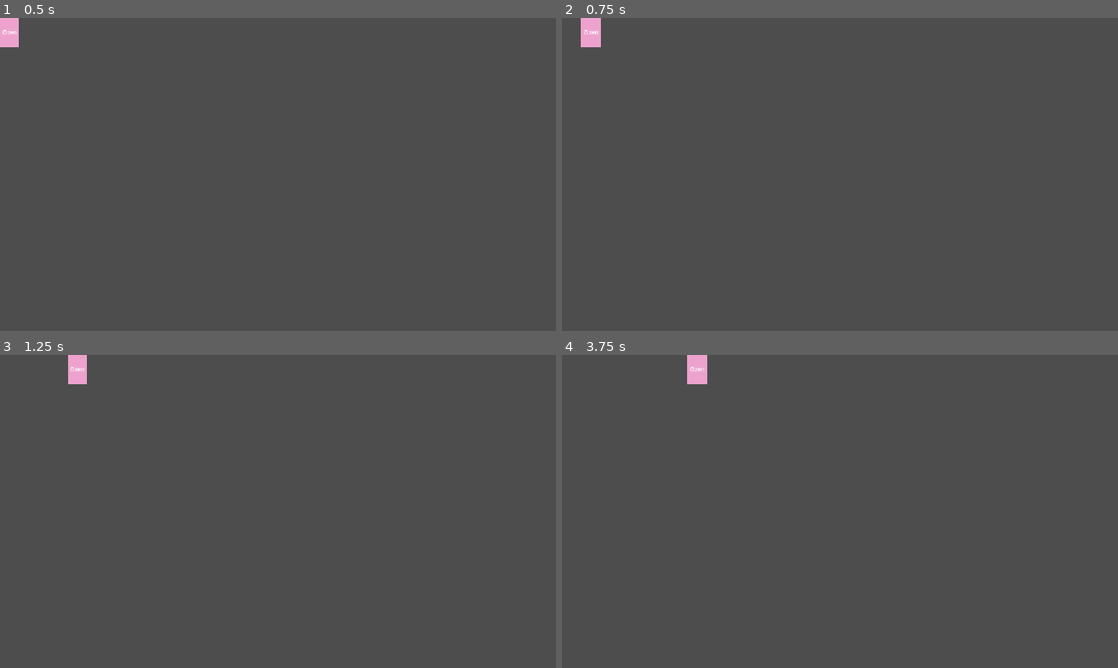
Above: before the commit, frames 1-4 (two rows, left to right).
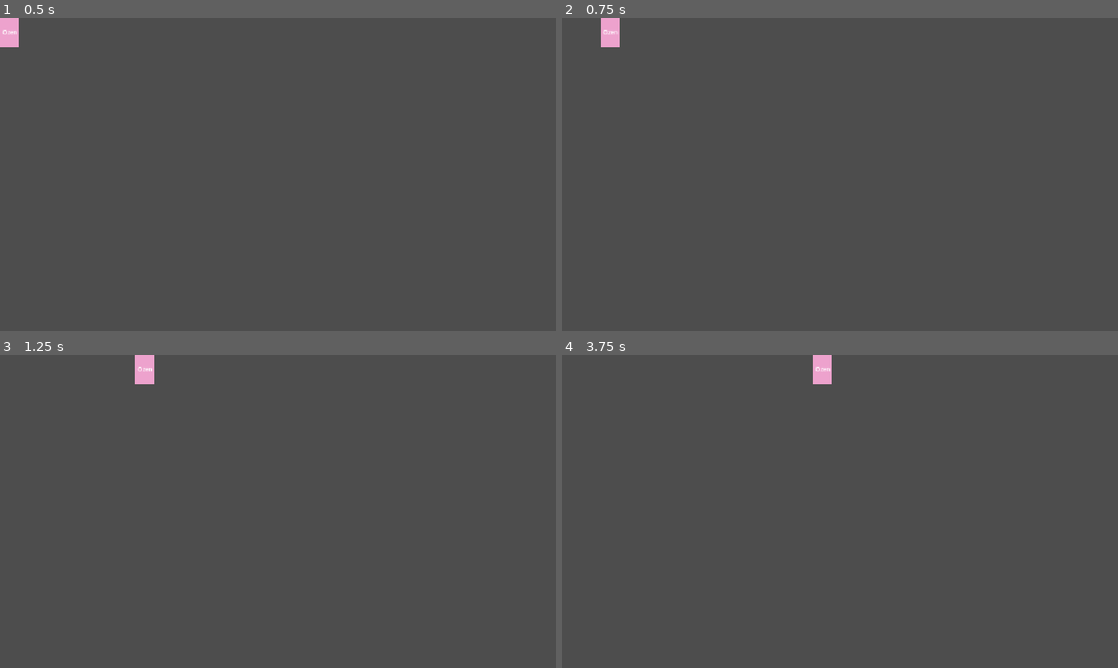
Above: after the commit, the same moments.

Repository: GreedyWhale/oh-my-godot
Game: Godot game, scene res://root/game.tscn
The game is run twice, just before and just after one commit, with the same random seed, the same clock (stepped at 60 frames per second) and the same inputs.
Inputs:
- Up to frame 1 (0.5 s): no input
- Up to frame 2 (0.75 s): tap Enter at 0.5 s; hold Right (move_right) from 0.53 s (still down); hold Shift (sprint, bound only after the commit) from 0.53 s (still down)
- Up to frame 3 (1.25 s): keep holding Right (move_right); keep holding Shift (sprint, bound only after the commit)
- Up to frame 4 (3.75 s): release Right (move_right) at 1.28 s; release Shift (sprint, bound only after the commit) at 1.28 s; hold Down (move_down) 1.28-2.03 s; tap Shift (sprint, bound only after the commit) at 1.35, 2.85 s; hold Right (move_right) 2.03-2.78 s; hold Shift (sprint, bound only after the commit) 2.03-2.78 s; hold Up (move_up) 2.78-3.53 s; hold Left (move_left) from 3.53 s (still down); hold Shift (sprint, bound only after the commit) from 3.53 s (still down)

Frame 1 is identical in both runs. In frame 2, 0.7% of the frame differs, in the area x 3-11%, y 0-10%; in frame 3, 0.6%; in frame 4, 0.7%.

Commit message:
feat(player): 实现冲刺功能与耐力管理系统
- 新增PlayerConfig资源类统一管理玩家移动、冲刺及耐力相关配置
- 添加sprint输入动作映射并配置默认按键
- 为玩家角色添加耐力跟踪与消耗/恢复逻辑
- 更新玩家场景绑定配置资源实例
- 更新LEARNING.md记录本次练习实现进展

Diff:
--- /dev/null
+++ b/player/config.gd
@@ -0,0 +1,12 @@
+class_name PlayerConfig
+extends Resource
+
+# 移动速度
+@export var move_speed := 200.0
+# 速度倍率
+@export var sprint_multiplier := 2.0
+
+# 最大耐力
+const MAX_STAMINA = 100.0
+# 最大冲刺时间， 单位秒
+const MAX_SPRINT_DURATION = 1.5
--- a/player/player.gd
+++ b/player/player.gd
@@ -1,8 +1,14 @@
 extends CharacterBody2D
+
+@export var config: PlayerConfig
 
 @onready var label: Label = $Label
 
-const speed = 200.0
+var current_stamina: int
+var sprint_duration := 0.0
+
+func _ready() -> void:
+	current_stamina = config.MAX_STAMINA
 
 func initialize(_name := 'player') -> void:
 	label.text = _name
@@ -16,5 +22,23 @@
 		"move_down"
 	)
 
-	velocity = direction * speed
+	if Input.is_action_pressed("sprint"):
+		drain_stamina(delta)
+	else:
+		regenerate_stamina(delta)
+
+	var current_speed = config.move_speed * config.sprint_multiplier if Input.is_action_pressed("sprint") and current_stamina > 0 else config.move_speed
+	velocity = direction * current_speed
 	move_and_slide()
+
+func drain_stamina(delta) -> void:
+	sprint_duration += delta
+	sprint_duration = min(sprint_duration, config.MAX_SPRINT_DURATION)
+
+	current_stamina = config.MAX_STAMINA * (1.0 - sprint_duration / config.MAX_SPRINT_DURATION)
+
+func regenerate_stamina(delta) -> void:
+	sprint_duration -= delta
+	sprint_duration = max(sprint_duration,0)
+
+	current_stamina = config.MAX_STAMINA * (1.0 - sprint_duration / config.MAX_SPRINT_DURATION)
--- a/player/player.tscn
+++ b/player/player.tscn
@@ -1,12 +1,18 @@
 [gd_scene format=3 uid="uid://bfkrilxva4o1n"]
 
 [ext_resource type="Script" uid="uid://c5130ur8mjjya" path="res://player/player.gd" id="1_oul6g"]
+[ext_resource type="Script" uid="uid://ctyygi6ydfd57" path="res://player/config.gd" id="2_rkbax"]
+
+[sub_resource type="Resource" id="Resource_j5577"]
+script = ExtResource("2_rkbax")
+metadata/_custom_type_script = "uid://ctyygi6ydfd57"
 
 [sub_resource type="RectangleShape2D" id="RectangleShape2D_r030d"]
 size = Vector2(40, 60)
 
 [node name="Player" type="CharacterBody2D" unique_id=2052805216]
 script = ExtResource("1_oul6g")
+config = SubResource("Resource_j5577")
 
 [node name="CollisionShape2D" type="CollisionShape2D" parent="." unique_id=2107695897]
 shape = SubResource("RectangleShape2D_r030d")
--- /dev/null
+++ b/player/resource.tres
@@ -0,0 +1,7 @@
+[gd_resource type="Resource" script_class="PlayerConfig" format=3 uid="uid://vyuqlfwjgh2b"]
+
+[ext_resource type="Script" uid="uid://ctyygi6ydfd57" path="res://player/config.gd" id="1_0v1r8"]
+
+[resource]
+script = ExtResource("1_0v1r8")
+metadata/_custom_type_script = "uid://ctyygi6ydfd57"
--- a/project.godot
+++ b/project.godot
@@ -46,6 +46,11 @@
 , Object(InputEventKey,"resource_local_to_scene":false,"resource_name":"","device":-1,"window_id":0,"alt_pressed":false …(183 unchanged characters)…
 ]
 }
+sprint={
+"deadzone": 0.2,
+"events": [Object(InputEventKey,"resource_local_to_scene":false,"resource_name":"","device":-1,"window_id":0,"alt_pressed":false,"shift_pressed":false,"ctrl_pressed":false,"meta_pressed":false,"pressed":false,"keycode":0,"physical_keycode":4194325,"key_label":0,"unicode":0,"location":0,"echo":false,"script":null)
+]
+}
 
 [physics]
 
Not shown, added: player/config.gd.uid
Not shown, changed: LEARNING.md
